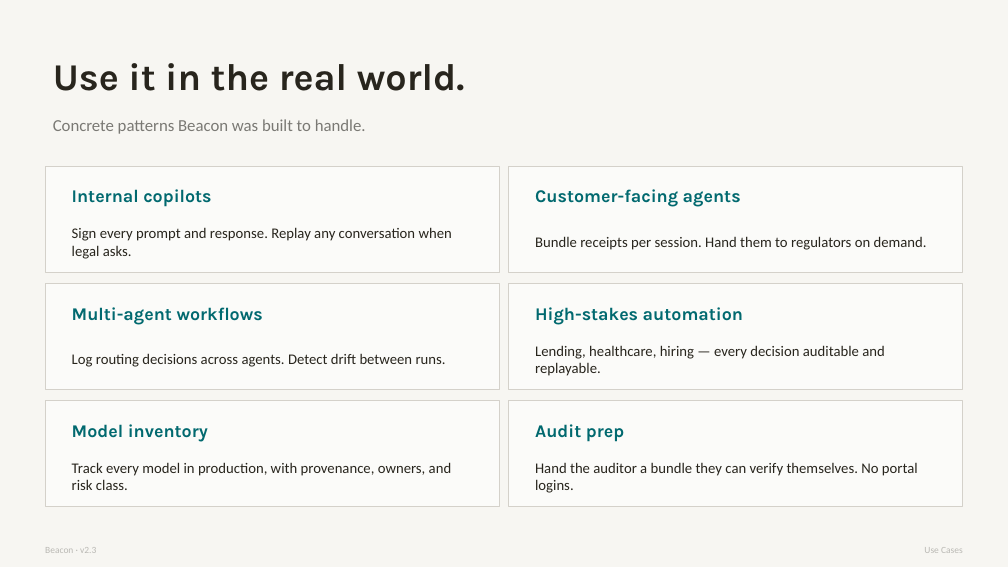
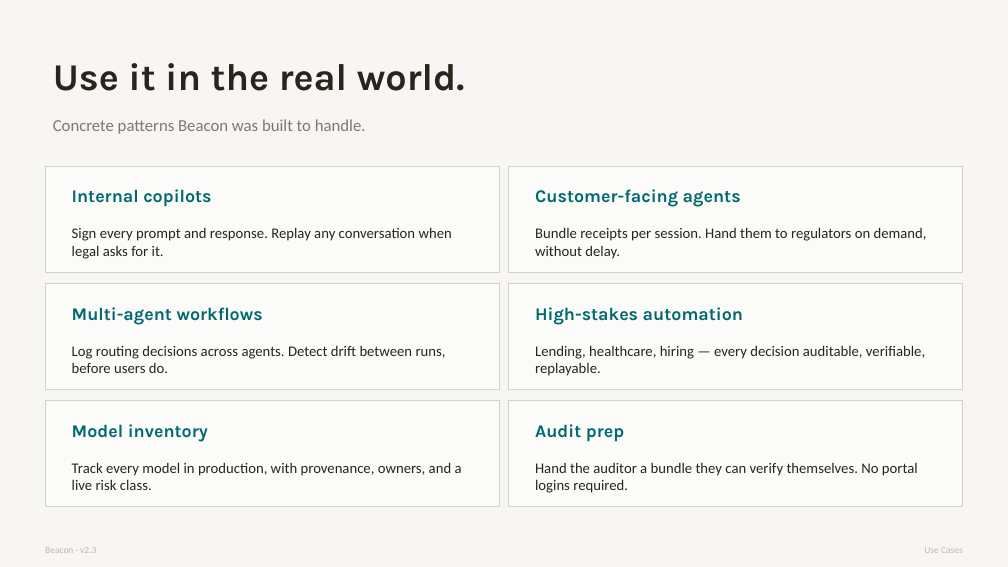
Before and after one commit to aigovops-foundation/aigovops-beacon, a slide deck: slide 7 of docs/downloads/AIGovOps_Beacon_Pitch.pptx. Drawn at 1008x567 pixels with LibreOffice and Linux fonts; fonts in the diff are those of the drawing. Boxes give left, top, right and bottom in pixels: in the first picture for what was removed or moved away, otherwise in the second. Text is boxed around its words. In the diff, an @@ line names an element or a change of style, - is before the commit and + after.

```diff
--- a/docs/downloads/AIGovOps_Beacon_Pitch.pptx
+++ b/docs/downloads/AIGovOps_Beacon_Pitch.pptx
@@ text at (72, 227, 452, 259): text changed @@
-Sign every prompt and response. Replay any conversation when legal asks.
+Sign every prompt and response. Replay any conversation when legal asks for it.
@@ text at (535, 227, 927, 259): text changed @@
-Bundle receipts per session. Hand them to regulators on demand.
+Bundle receipts per session. Hand them to regulators on demand, without delay.
@@ text at (72, 345, 446, 373): text changed @@
-Log routing decisions across agents. Detect drift between runs.
+Log routing decisions across agents. Detect drift between runs, before users do.
@@ text at (535, 345, 925, 376): text changed @@
-Lending, healthcare, hiring — every decision auditable and replayable.
+Lending, healthcare, hiring — every decision auditable, verifiable, replayable.
@@ text at (72, 462, 462, 490): text changed @@
-Track every model in production, with provenance, owners, and risk class.
+Track every model in production, with provenance, owners, and a live risk class.
@@ text at (535, 462, 918, 493): text changed @@
-Hand the auditor a bundle they can verify themselves. No portal logins.
+Hand the auditor a bundle they can verify themselves. No portal logins required.
```
Also in this commit, not shown: 2 other slides changed, 3 other files.
